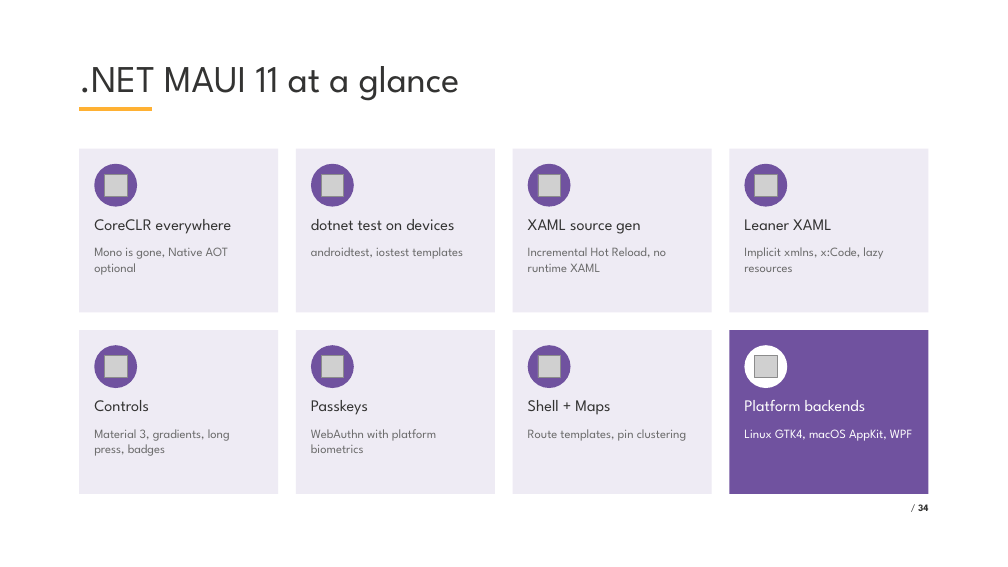
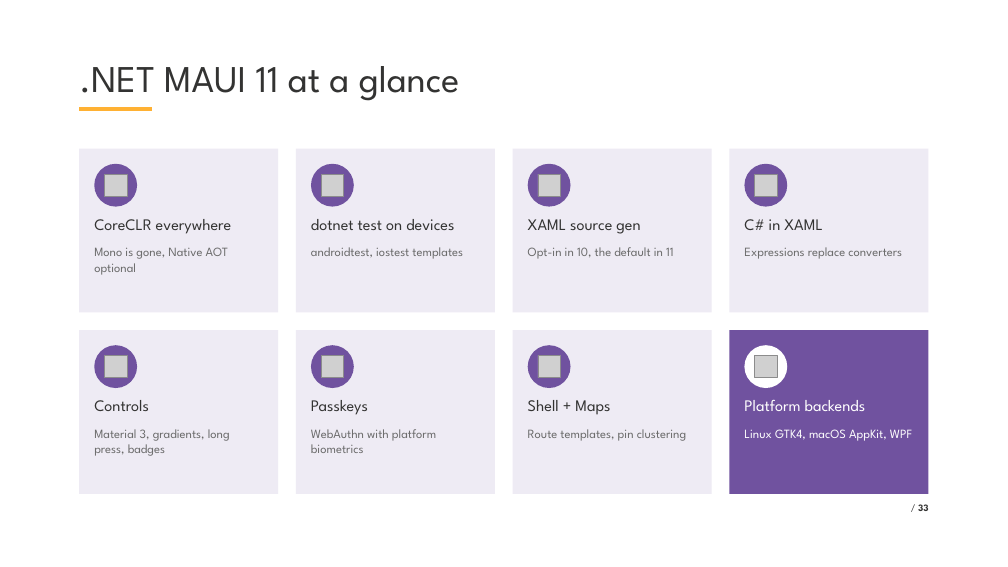
Before and after one commit to VladislavAntonyuk/HomeManagement, a slide deck: slide 33 of .NET Conf 2026 - Ukraine.pptx (slide 34 before the commit). Drawn at 1008x567 pixels with LibreOffice and Linux fonts; fonts in the diff are those of the drawing; grey boxes stand for pictures; background and template pictures are left out. Boxes give left, top, right and bottom in pixels: in the first picture for what was removed or moved away, otherwise in the second. Text is boxed around its words. In the diff, an @@ line names an element or a change of style, - is before the commit and + after.

```diff
--- a/.NET Conf 2026 - Ukraine.pptx
+++ b/.NET Conf 2026 - Ukraine.pptx
@@ text at bbox=[744, 219, 822, 230]: text changed @@
-Leaner XAML
+C# in XAML
@@ text at bbox=[528, 247, 674, 259]: text changed @@
-Incremental Hot Reload, no runtime XAML
+Opt-in in 10, the default in 11
@@ text at bbox=[744, 247, 902, 259]: text changed @@
-Implicit xmlns, x:Code, lazy resources
+Expressions replace converters
@@ page number at bbox=[918, 504, 929, 511]: text changed @@
-/ 34
+/ 33
```
Also in this commit, not shown: 17 other slides changed, 10 slides added, 5 slides removed, 38 other files.
